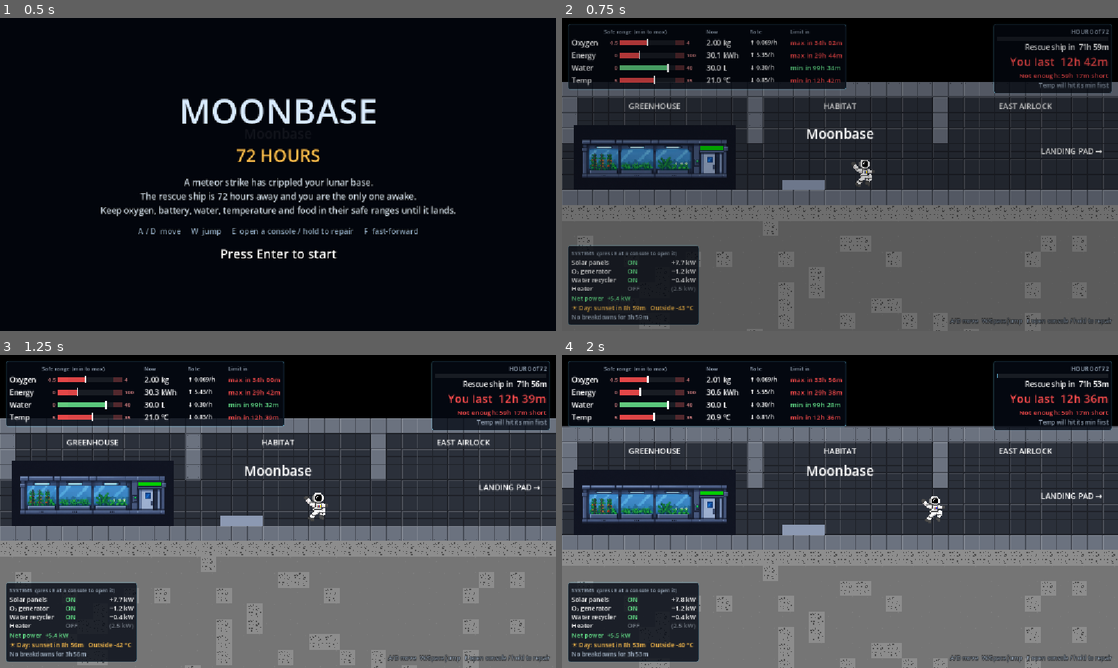
Above: before the commit, frames 1-4 (two rows, left to right).
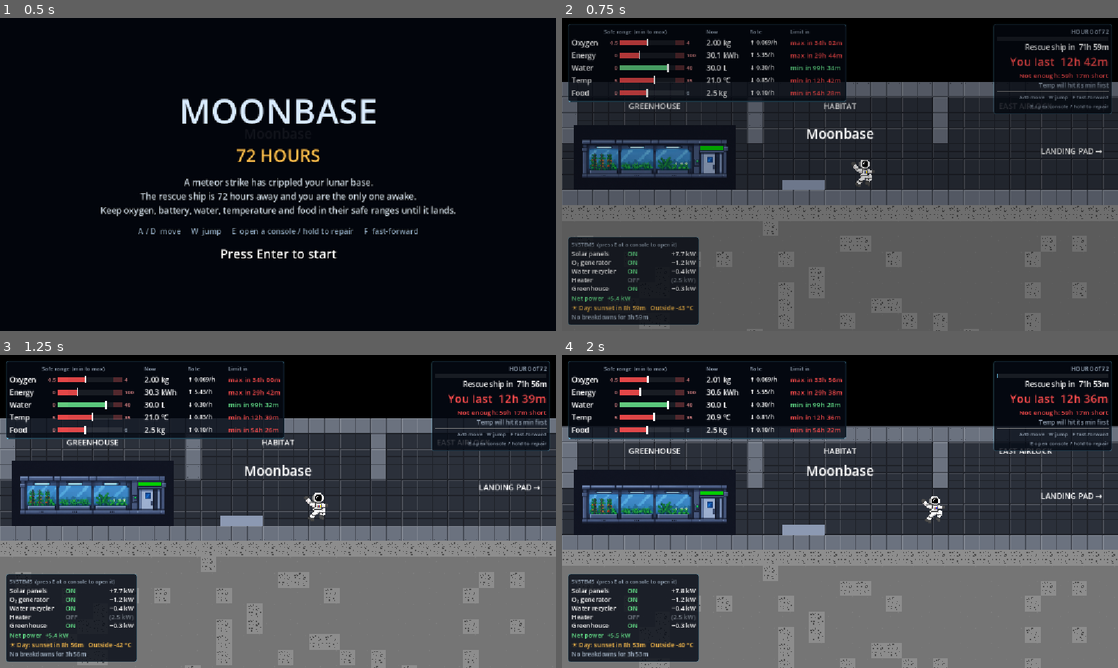
Above: after the commit, the same moments.

Repository: kushmdesai/72-Hours
Game: Godot game, scene res://scenes/main.tscn
The game is run twice, just before and just after one commit, with the same random seed, the same clock (stepped at 60 frames per second) and the same inputs.
Inputs (mouse positions are in pixels of both pictures, inside the frame that each line leads up to):
- Up to frame 1 (0.5 s): no input
- Up to frame 2 (0.75 s): tap Enter (ui_accept) at 0.5 s; move the mouse to (962, 158) at 0.52 s; hold D (move_right) from 0.53 s (still down); tap W (jump) at 0.6 s; click (962, 158) at 0.67 s
- Up to frame 3 (1.25 s): keep holding D (move_right); tap W (jump) at 0.77, 1.07 s
- Up to frame 4 (2 s): keep holding D (move_right); move the mouse to (728, 527) at 1.27 s; tap E (interact) at 1.35 s; tap W (jump) at 1.52, 1.55, 1.82 s

Frame 1 is identical in both runs. In frame 2, 3.6% of the frame differs, in the area x 1-99%, y 22-98%; in frame 3, 4.5%; in frame 4, 5.1%.

Commit message:
Show food and the greenhouse in the HUD
Adds a Food row (0 to 6 kg; the max is a pantry cap, so that end of the
bar has no danger zone) and a Greenhouse row in the systems panel. The key
hints move under the rescue clock so the alarms along the bottom no longer
cover them, and now include F for fast-forward.

Co-Authored-By: Claude Opus 5.5 (1M context) <noreply@anthropic.com>

Diff:
--- a/scripts/hud.gd
+++ b/scripts/hud.gd
@@ -20,15 +20,17 @@
 ## Without the Base autoload, `demo` drains placeholder values so the HUD can be
 ## seen working on its own.
 
-const RESOURCES := ["oxygen", "energy", "water", "temperature"]
+const RESOURCES := ["oxygen", "energy", "water", "temperature", "food"]
 
 ## Per resource: label, unit, number format, and fallback safe range when the
-## Base autoload isn't loaded.
+## Base autoload isn't loaded. A "capped" max is a storage limit (extra is
+## lost), not a danger, so its bar has no red zone at that end.
 const CONFIG := {
 	"oxygen": {"label": "Oxygen", "unit": "kg", "fmt": "%.2f", "min": 0.5, "max": 4.0},
 	"energy": {"label": "Energy", "unit": "kWh", "fmt": "%.1f", "min": 0.0, "max": 80.0},
 	"water": {"label": "Water", "unit": "L", "fmt": "%.1f", "min": 0.0, "max": 40.0},
 	"temperature": {"label": "Temp", "unit": "°C", "fmt": "%.1f", "min": 5.0, "max": 35.0},
+	"food": {"label": "Food", "unit": "kg", "fmt": "%.1f", "min": 0.0, "max": 6.0, "capped": true},
 }
 
 ## Switchable systems as Base names them, with what the panel calls them.
@@ -37,6 +39,7 @@
 	"oxygen": "O₂ generator",
 	"water": "Water recycler",
 	"heater": "Heater",
+	"greenhouse": "Greenhouse",
 }
 
 const COLOR_OK := Color(0.45, 0.85, 1.0)
@@ -79,8 +82,10 @@
 		rescue_hours = _base.config.rescue_hours
 	_build()
 	if demo:
-		_values = {"oxygen": 2.0, "energy": 30.0, "water": 30.0, "temperature": 21.0}
-		_rates = {"oxygen": 0.055, "energy": -1.2, "water": -0.4, "temperature": -0.25}
+		_values = {"oxygen": 2.0, "energy": 30.0, "water": 30.0, "temperature": 21.0,
+				"food": 3.0}
+		_rates = {"oxygen": 0.055, "energy": -1.2, "water": -0.4, "temperature": -0.25,
+				"food": -0.02}
 	_refresh()
 
 
@@ -140,11 +145,12 @@
 		return _forecasts[key]
 	var rate: float = _rates.get(key, 0.0)
 	var v: float = _values.get(key, 0.0)
-	if v <= min_of(key) or v >= max_of(key):
+	var capped: bool = CONFIG[key].get("capped", false)
+	if v <= min_of(key) or (v >= max_of(key) and not capped):
 		return 0.0
 	if rate < 0.0:
 		return (v - min_of(key)) / -rate
-	if rate > 0.0:
+	if rate > 0.0 and not capped:
 		return (max_of(key) - v) / rate
 	return INF
 
@@ -235,6 +241,7 @@
 		"oxygen": cfg.power_generator,
 		"water": cfg.power_recycler,
 		"heater": cfg.power_heater,
+		"greenhouse": cfg.power_greenhouse,
 	}
 	for system: String in SYSTEMS:
 		var row: Dictionary = _system_rows[system]
@@ -258,6 +265,7 @@
 				"oxygen": _base.generator_running(),
 				"water": _base.recycler_running(),
 				"heater": _base.heater_running(),
+				"greenhouse": _base.greenhouse_running(),
 			}[system]
 			power = ("−%.1f kW" % draws[system]) if running else ("(%.1f kW)" % draws[system])
 			active = running
@@ -326,6 +334,7 @@
 		var bar := RangeBar.new()
 		bar.custom_minimum_size = Vector2(200, 20)
 		bar.show_limits = true
+		bar.capped = cfg.get("capped", false)
 		var row := {
 			"bar": bar,
 			"value": _label("", 15, Color.WHITE, 78),
@@ -395,20 +404,11 @@
 	for l in [_net_label, _sun_label, _risk_label]:
 		sbox.add_child(l)
 
-	# Controls, bottom right.
-	var keys := _label("A/D move   W/Space jump   E open console / hold to repair", 12, COLOR_DIM)
-	keys.anchor_left = 1.0
-	keys.anchor_right = 1.0
-	keys.anchor_top = 1.0
-	keys.anchor_bottom = 1.0
-	keys.grow_horizontal = Control.GROW_DIRECTION_BEGIN
-	keys.grow_vertical = Control.GROW_DIRECTION_BEGIN
-	keys.offset_right = -12
-	keys.offset_bottom = -12
+	# Controls, under the rescue clock (clear of the alarms along the bottom).
+	var keys := _label("A/D move   W jump   F fast-forward\nE open console / hold to repair", 11, COLOR_DIM)
 	keys.horizontal_alignment = HORIZONTAL_ALIGNMENT_RIGHT
-	keys.add_theme_color_override("font_outline_color", Color.BLACK)
-	keys.add_theme_constant_override("outline_size", 4)
-	add_child(keys)
+	box.add_child(HSeparator.new())
+	box.add_child(keys)
 
 
 func _panel() -> PanelContainer:
@@ -447,6 +447,8 @@
 			queue_redraw()
 	var fill_color := Color.WHITE
 	var show_limits := false
+	## The max is a storage cap, not a danger: no red zone at that end.
+	var capped := false
 
 	func _init() -> void:
 		mouse_filter = Control.MOUSE_FILTER_IGNORE
@@ -466,7 +468,8 @@
 			var zone := w * 0.15
 			var danger := Color(1, 0.3, 0.3, 0.25)
 			draw_rect(Rect2(x0, y0, zone, bar_h), danger)
-			draw_rect(Rect2(x0 + w - zone, y0, zone, bar_h), danger)
+			if not capped:
+				draw_rect(Rect2(x0 + w - zone, y0, zone, bar_h), danger)
 		var span := maxf(max_value - min_value, 1e-6)
 		var f := clampf((value - min_value) / span, 0.0, 1.0)
 		draw_rect(Rect2(x0, y0, w * f, bar_h), Color(fill_color, 0.85))
@@ -479,7 +482,8 @@
 		draw_string(font, Vector2(0, base_y), _short(min_value), HORIZONTAL_ALIGNMENT_RIGHT,
 				LIMIT_W - 5.0, 11, limit_color)
 		draw_string(font, Vector2(size.x - LIMIT_W + 5.0, base_y), _short(max_value),
-				HORIZONTAL_ALIGNMENT_LEFT, LIMIT_W - 5.0, 11, limit_color)
+				HORIZONTAL_ALIGNMENT_LEFT, LIMIT_W - 5.0, 11,
+				Color(0.62, 0.68, 0.75) if capped else limit_color)
 
 	func _short(v: float) -> String:
 		return ("%d" % int(v)) if is_equal_approx(v, round(v)) else ("%.1f" % v)
